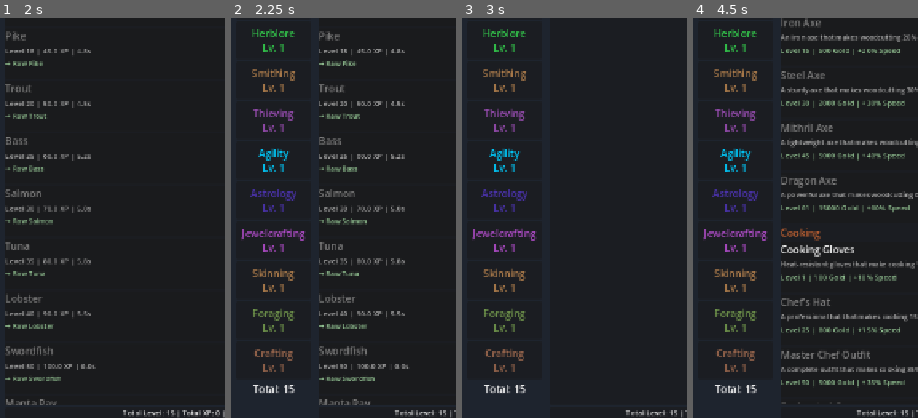
Above: before the commit, frames 1-4 (left to right).
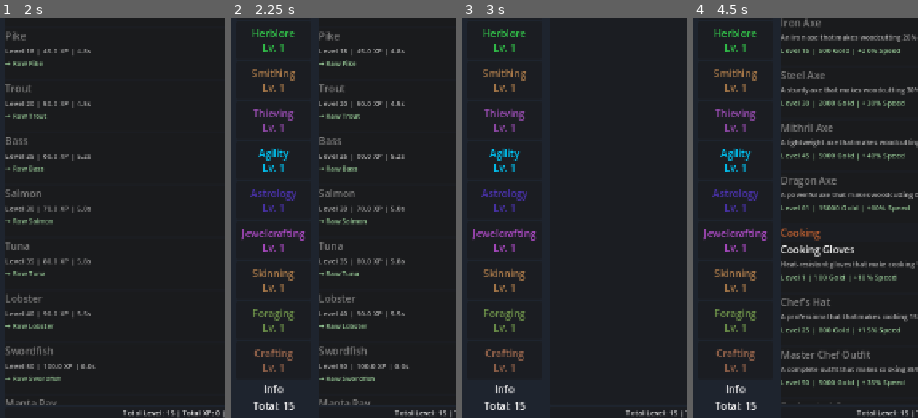
Above: after the commit, the same moments.

Repository: fahmed93/idlescapers
Game: Godot game, scene res://scenes/main.tscn
Same seed, same stepped clock (60 frames per second), same inputs: the game is played once before the commit and once after it. This scene is started directly instead of the project's main scene.
Inputs:
- Up to frame 1 (2 s): click "Train" at 0.5 s; click "Stop Training" at 1.25 s
- Up to frame 2 (2.25 s): click "☰" at 2 s
- Up to frame 3 (3 s): click "Equipment" at 2.75 s
- Up to frame 4 (4.5 s): click "Inventory" at 3.5 s; click "Upgrades" at 4.25 s
The pictures show only the part of the screen within x 0-50%, y 49-99%; the shares and areas given below are measured in that part.

Frame 1 is identical in both runs. In frame 2, 0.5% of the frame differs, in the area x 9-29%, y 91-98%; in frame 3, 0.5%; in frame 4, 0.5%.

Commit message:
Add skill summary feature with Info header and button
Co-authored-by: fahmed93 <4407704+fahmed93@users.noreply.github.com>

Diff:
--- a/scenes/main.tscn
+++ b/scenes/main.tscn
@@ -45,6 +45,11 @@
 [node name="SkillsHeader" type="Label" parent="HSplitContainer/SkillSidebar"]
 layout_mode = 2
 text = "Skills"
+horizontal_alignment = 1
+
+[node name="InfoHeader" type="Label" parent="HSplitContainer/SkillSidebar"]
+layout_mode = 2
+text = "Info"
 horizontal_alignment = 1
 
 [node name="MainContent" type="VBoxContainer" parent="HSplitContainer"]
--- a/scripts/main.gd
+++ b/scripts/main.gd
@@ -46,6 +46,7 @@
 var is_upgrades_view: bool = false
 var is_inventory_view: bool = false
 var is_equipment_view: bool = false
+var is_skill_summary_view: bool = false
 var upgrades_button: Button = null
 var upgrades_panel: PanelContainer = null
 var upgrades_list: VBoxContainer = null
@@ -61,6 +62,9 @@
 var is_sidebar_expanded: bool = false
 var item_detail_popup: PanelContainer = null
 var toast_container: VBoxContainer = null
+var skill_summary_button: Button = null
+var skill_summary_panel: PanelContainer = null
+var skill_summary_grid: GridContainer = null
 
 func _ready() -> void:
 	_setup_signals()
@@ -69,7 +73,9 @@
 	_create_inventory_ui()
 	_create_equipment_ui()
 	_create_upgrades_ui()
+	_create_skill_summary_ui()
 	_create_player_section_buttons()
+	_create_info_section_buttons()
 	_populate_skill_sidebar()
 	_update_total_stats()
 	_hide_training_panel()
@@ -142,6 +148,25 @@
 	skill_sidebar.add_child(upgrades_button)
 	skill_sidebar.move_child(upgrades_button, insert_index)
 
+## Create all buttons for the Info section
+func _create_info_section_buttons() -> void:
+	# Find the InfoHeader node to insert buttons after it
+	var info_header := skill_sidebar.get_node_or_null("InfoHeader")
+	if not info_header:
+		push_error("InfoHeader not found in sidebar")
+		return
+
+	var insert_index := info_header.get_index() + 1
+
+	# Create Skill Summary button
+	skill_summary_button = Button.new()
+	skill_summary_button.custom_minimum_size = Vector2(0, BUTTON_HEIGHT)
+	skill_summary_button.text = "Skill Summary"
+	skill_summary_button.add_theme_color_override("font_color", Color(0.8, 0.8, 0.8))
+	skill_summary_button.pressed.connect(_on_skill_summary_selected)
+	skill_sidebar.add_child(skill_summary_button)
+	skill_sidebar.move_child(skill_summary_button, insert_index)
+
 func _populate_skill_sidebar() -> void:
 	# Find the SkillsHeader node to insert skill buttons after it
 	var skills_header := skill_sidebar.get_node_or_null("SkillsHeader")
@@ -184,6 +209,7 @@
 	is_upgrades_view = false
 	is_inventory_view = false
 	is_equipment_view = false
+	is_skill_summary_view = false
 	selected_skill_id = skill_id
 	_show_skill_view()
 	_update_skill_display()
@@ -672,6 +698,7 @@
 	is_upgrades_view = false
 	is_inventory_view = false
 	is_equipment_view = true
+	is_skill_summary_view = false
 	_hide_skill_view()
 	_show_equipment_view()
 	_populate_equipment_slots()
@@ -683,6 +710,8 @@
 		upgrades_panel.visible = false
 	if inventory_panel_view:
 		inventory_panel_view.visible = false
+	if skill_summary_panel:
+		skill_summary_panel.visible = false
 	# Show equipment panel
 	if equipment_panel_view:
 		equipment_panel_view.visible = true
@@ -790,6 +819,7 @@
 	is_upgrades_view = false
 	is_inventory_view = true
 	is_equipment_view = false
+	is_skill_summary_view = false
 	_hide_skill_view()
 	_show_inventory_view()
 	_on_inventory_updated()
@@ -801,6 +831,8 @@
 		upgrades_panel.visible = false
 	if equipment_panel_view:
 		equipment_panel_view.visible = false
+	if skill_summary_panel:
+		skill_summary_panel.visible = false
 	# Show inventory panel
 	if inventory_panel_view:
 		inventory_panel_view.visible = true
@@ -817,6 +849,8 @@
 		inventory_panel_view.visible = false
 	if equipment_panel_view:
 		equipment_panel_view.visible = false
+	if skill_summary_panel:
+		skill_summary_panel.visible = false
 	# Inventory panel stays hidden in skill view - use dedicated inventory screen instead
 	inventory_panel.visible = false
 
@@ -899,11 +933,47 @@
 	main_content.add_child(upgrades_panel)
 	main_content.move_child(upgrades_panel, inventory_panel.get_index() + 1)
 
+## Create Skill Summary UI
+func _create_skill_summary_ui() -> void:
+	# Create skill summary panel (hidden by default)
+	skill_summary_panel = PanelContainer.new()
+	skill_summary_panel.name = "SkillSummaryPanel"
+	skill_summary_panel.visible = false
+	skill_summary_panel.size_flags_vertical = Control.SIZE_EXPAND_FILL
+
+	var summary_vbox := VBoxContainer.new()
+	skill_summary_panel.add_child(summary_vbox)
+
+	# Skill Summary header
+	var summary_header := Label.new()
+	summary_header.text = "Skill Summary"
+	summary_header.horizontal_alignment = HORIZONTAL_ALIGNMENT_CENTER
+	summary_header.add_theme_font_size_override("font_size", 20)
+	summary_header.add_theme_color_override("font_color", Color(0.8, 0.8, 0.8))
+	summary_vbox.add_child(summary_header)
+
+	# Scroll container for grid
+	var scroll := ScrollContainer.new()
+	scroll.size_flags_vertical = Control.SIZE_EXPAND_FILL
+	scroll.horizontal_scroll_mode = ScrollContainer.SCROLL_MODE_DISABLED
+	summary_vbox.add_child(scroll)
+
+	# Grid container for skills
+	skill_summary_grid = GridContainer.new()
+	skill_summary_grid.columns = 3
+	skill_summary_grid.size_flags_horizontal = Control.SIZE_EXPAND_FILL
+	scroll.add_child(skill_summary_grid)
+
+	# Add to main content
+	main_content.add_child(skill_summary_panel)
+	main_content.move_child(skill_summary_panel, inventory_panel.get_index() + 1)
+
 ## Show upgrades view
 func _on_upgrades_selected() -> void:
 	is_upgrades_view = true
 	is_inventory_view = false
 	is_equipment_view = false
+	is_skill_summary_view = false
 	_hide_skill_view()
 	_show_upgrades_view()
 	_populate_upgrades_list()
@@ -915,6 +985,8 @@
 		inventory_panel_view.visible = false
 	if equipment_panel_view:
 		equipment_panel_view.visible = false
+	if skill_summary_panel:
+		skill_summary_panel.visible = false
 	# Show upgrades panel
 	if upgrades_panel:
 		upgrades_panel.visible = true
@@ -1036,6 +1108,71 @@
 	if is_upgrades_view:
 		_populate_upgrades_list()
 
+## Show skill summary view
+func _on_skill_summary_selected() -> void:
+	is_upgrades_view = false
+	is_inventory_view = false
+	is_equipment_view = false
+	is_skill_summary_view = true
+	_hide_skill_view()
+	_show_skill_summary_view()
+	_populate_skill_summary()
+
+## Show skill summary view
+func _show_skill_summary_view() -> void:
+	# Hide other special panels
+	if upgrades_panel:
+		upgrades_panel.visible = false
+	if inventory_panel_view:
+		inventory_panel_view.visible = false
+	if equipment_panel_view:
+		equipment_panel_view.visible = false
+	# Show skill summary panel
+	if skill_summary_panel:
+		skill_summary_panel.visible = true
+
+	# Hide skill-related UI elements
+	_hide_skill_ui()
+
+## Populate skill summary grid
+func _populate_skill_summary() -> void:
+	if not skill_summary_grid:
+		return
+
+	# Clear existing items
+	for child in skill_summary_grid.get_children():
+		child.queue_free()
+
+	# Add each skill to the grid
+	for skill_id in GameManager.skills:
+		var skill: SkillData = GameManager.skills[skill_id]
+		var level := GameManager.get_skill_level(skill_id)
+
+		# Create a panel for each skill
+		var skill_panel := PanelContainer.new()
+		skill_panel.custom_minimum_size = Vector2(100, 80)
+
+		var vbox := VBoxContainer.new()
+		vbox.alignment = BoxContainer.ALIGNMENT_CENTER
+		skill_panel.add_child(vbox)
+
+		# Skill name
+		var name_label := Label.new()
+		name_label.text = skill.name
+		name_label.horizontal_alignment = HORIZONTAL_ALIGNMENT_CENTER
+		name_label.add_theme_font_size_override("font_size", 12)
+		name_label.add_theme_color_override("font_color", skill.color)
+		vbox.add_child(name_label)
+
+		# Level display
+		var level_label := Label.new()
+		level_label.text = "%d/99" % level
+		level_label.horizontal_alignment = HORIZONTAL_ALIGNMENT_CENTER
+		level_label.add_theme_font_size_override("font_size", 16)
+		vbox.add_child(level_label)
+
+		skill_summary_grid.add_child(skill_panel)
+
 ## Toggle sidebar visibility
 func _on_sidebar_toggle_pressed() -> void:
 	print("Sidebar toggle pressed! Current state: ", is_sidebar_expanded)
--- /dev/null
+++ b/test/test_info_header.gd
@@ -0,0 +1,32 @@
+## Test Info Header
+## Verifies the sidebar has the new InfoHeader node
+extends Node
+
+func _ready() -> void:
+	await get_tree().process_frame
+	_run_tests()
+	get_tree().quit()
+
+func _run_tests() -> void:
+	print("\n=== Info Header Tests ===\n")
+
+	# Test 1: Check main.tscn for InfoHeader node
+	print("Test 1: Verify main.tscn has InfoHeader")
+	var main_scene = load("res://scenes/main.tscn")
+	assert(main_scene != null, "main.tscn should load")
+
+	# Load the scene to inspect its structure
+	var scene_state: SceneState = main_scene.get_state()
+	var info_header_found := false
+
+	for i in range(scene_state.get_node_count()):
+		var node_name: String = scene_state.get_node_name(i)
+		if node_name == "InfoHeader":
+			info_header_found = true
+			print("  ✓ Found InfoHeader node")
+			break
+
+	assert(info_header_found, "main.tscn should have an InfoHeader node")
+	print("  ✓ InfoHeader present in scene file\n")
+
+	print("=== All Info Header Tests Passed! ===\n")
--- /dev/null
+++ b/test/test_info_header.tscn
@@ -0,0 +1,6 @@
+[gd_scene load_steps=2 format=4 uid="uid://test_info_header"]
+
+[ext_resource type="Script" path="res://test/test_info_header.gd" id="1"]
+
+[node name="TestInfoHeader" type="Node"]
+script = ExtResource("1")
